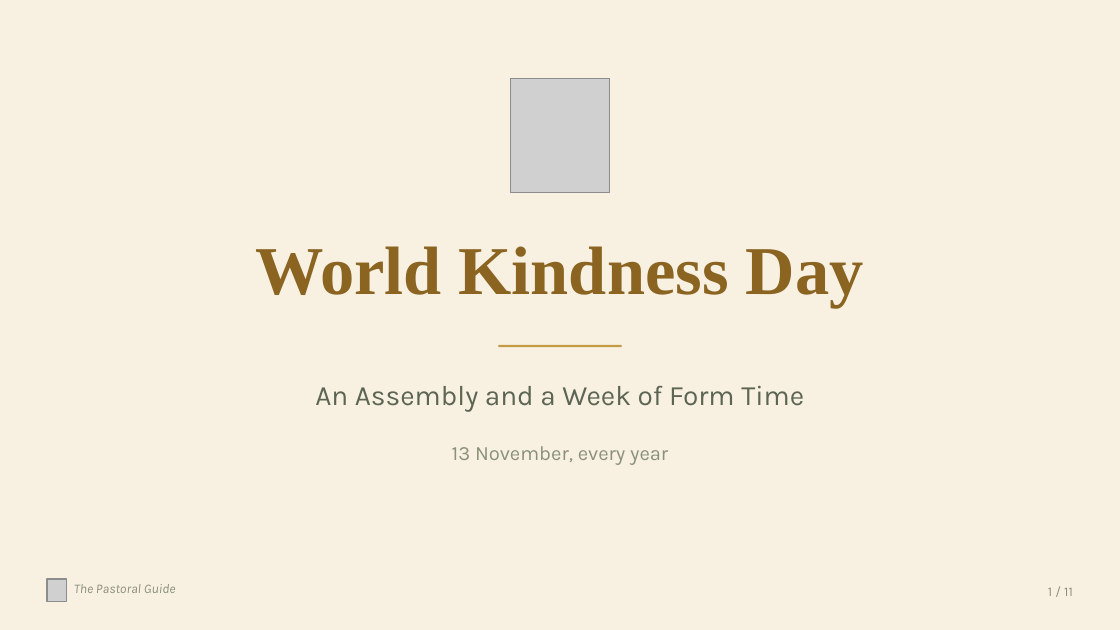
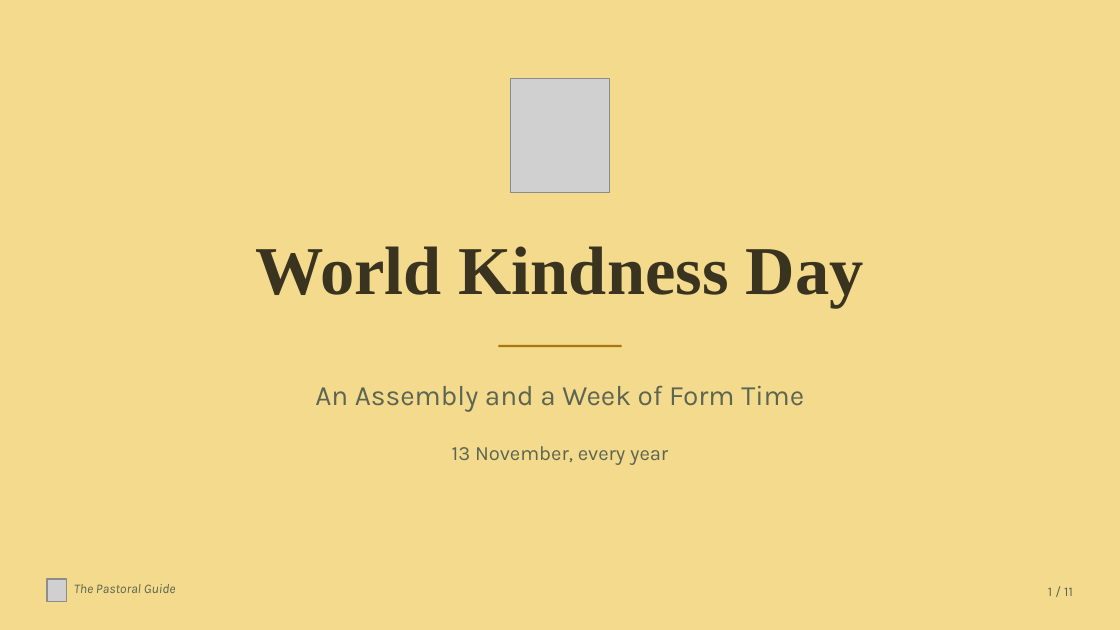
Before and after one commit to thepastoralguide/thepastoralguide.github.io, a slide deck: slide 1 of assemblies-and-events/world-kindness-day/downloads/World_Kindness_Day_Assembly.pptx. Drawn at 1120x630 pixels with LibreOffice and Linux fonts; fonts in the diff are those of the drawing; grey boxes stand for pictures. Boxes give left, top, right and bottom in pixels: in the first picture for what was removed or moved away, otherwise in the second. Text is boxed around its words. In the diff, an @@ line names an element or a change of style, - is before the commit and + after.

Commit message:
World Kindness Day: mustard instead of brown

```diff
--- a/assemblies-and-events/world-kindness-day/downloads/World_Kindness_Day_Assembly.pptx
+++ b/assemblies-and-events/world-kindness-day/downloads/World_Kindness_Day_Assembly.pptx
@@ rectangle at (x1=0, y1=0, x2=1120, y2=629): fill #F8F1E2 to #F3DA8C @@
@@ text "World Kindness Day" at (x1=255, y1=246, x2=864, y2=307): text colour #8A6420 to #3A3320 @@
@@ rectangle at (x1=498, y1=345, x2=622, y2=347): fill #C59A45 to #A8770F @@
@@ text colour #8B9179 to #5C6552 in 3 elements at (x1=452, y1=446, x2=668, y2=465), (x1=74, y1=584, x2=176, y2=593), (x1=1048, y1=587, x2=1073, y2=596) @@
```
Also in this commit, not shown: 10 other slides changed, 10 other files.
